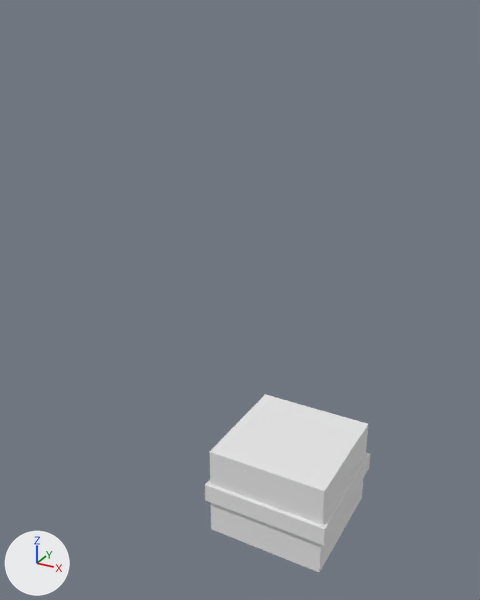
The glTF model assets/models/villager-cargo-wool.glb: old version first, new version second.
Both versions are drawn from a camera (50 mm lens) standing at (1.16, -2.66, 2.54) and looking at (-0.31, 0.0, 1.21). Arrows for +X, +Y and +Z are at lower left; the lights stay in place. The picture after the commit comes second. Vertices at exactly the same position are counted once.

The scene before the commit, as lines of its bpy script (objects in view):
```python
me_villager_cargo_wool = bpy.data.meshes.new('villager-cargo-wool')
me_villager_cargo_wool.from_pydata(...)  # 16 vertices, 22 faces; spans x -0.33..0.33, y -0.33..0.33, z 0.0..0.5
me_villager_cargo_wool.materials.append(mat_palette)  # its picture is missing
ob_villager_cargo_wool = bpy.data.objects.new('villager-cargo-wool', me_villager_cargo_wool)
ob_villager_cargo_wool.location = (0.0, 0.0, 0.0)
```
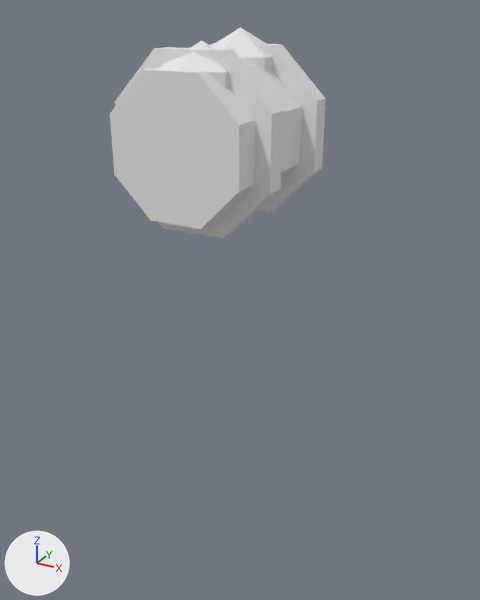
Pixel boxes (x1, y1, x2, y2) of what changed, in the pictures (480 x 600 px):
'villager-cargo-wool', reshaped (31% wider, 18% taller): before (205, 394, 370, 572); after (110, 27, 326, 238)
part 1 of me_villager_cargo_wool, added: after (110, 64, 302, 229)
part 2 of me_villager_cargo_wool, added: after (211, 27, 272, 71)
part 3 of me_villager_cargo_wool, added: after (159, 41, 229, 88)
part 4 of me_villager_cargo_wool, added: after (210, 43, 326, 213)
part 5 of me_villager_cargo_wool, added: after (115, 47, 283, 238)
part 6 of me_villager_cargo_wool, deleted: before (209, 394, 368, 572)
part 7 of me_villager_cargo_wool, deleted: before (205, 453, 370, 545)

Diff of the bpy script that builds the scene:
```diff
--- a/assets/models/villager-cargo-wool.glb.py
+++ b/assets/models/villager-cargo-wool.glb.py
@@ me_villager_cargo_wool @@
 # used by ob_villager_cargo_wool; location = (0.0, 0.0, 0.0)
-me_villager_cargo_wool.from_pydata(...)  # 16 vertices, 22 faces; spans x -0.33..0.33, y -0.33..0.33, z 0.0..0.5
+me_villager_cargo_wool.from_pydata(...)  # 90 vertices, 156 faces; spans x -0.808..-0.032, y -0.37..0.47, z 1.612..2.46
+# me_villager_cargo_wool part 1: a new loose piece, an 8-sided cylinder along y spanning x -0.734..-0.106, y -0.37..0.47, z 1.686..2.314, in mat_palette (its picture is missing)
+# me_villager_cargo_wool part 2: a new loose piece, a UV sphere (6 segments, 3 rings, poles along z) spanning x -0.62..-0.26, y 0.042..0.458, z 1.98..2.46, in mat_palette (its picture is missing)
+# me_villager_cargo_wool part 3: a new loose piece, a UV sphere (6 segments, 3 rings, poles along z) spanning x -0.555..-0.225, y -0.361..0.021, z 1.98..2.42, in mat_palette (its picture is missing)
+# me_villager_cargo_wool part 4: a new loose piece, an 8-sided cylinder along y spanning x -0.808..-0.032, y 0.22..0.32, z 1.612..2.388, in mat_palette (its picture is missing)
+# me_villager_cargo_wool part 5: a new loose piece, an 8-sided cylinder along y spanning x -0.808..-0.032, y -0.24..-0.14, z 1.612..2.388, in mat_palette (its picture is missing)
+# me_villager_cargo_wool part 6: the loose piece of 8 vertices spanning x -0.31..0.31, y -0.31..0.31, z 0.0..0.5 is deleted
+# me_villager_cargo_wool part 7: the loose piece of 8 vertices spanning x -0.33..0.33, y -0.33..0.33, z 0.2..0.3 is deleted
+# other edits to the shape of me_villager_cargo_wool do not show in these pictures
 me_villager_cargo_wool.materials.append(mat_palette)
```
